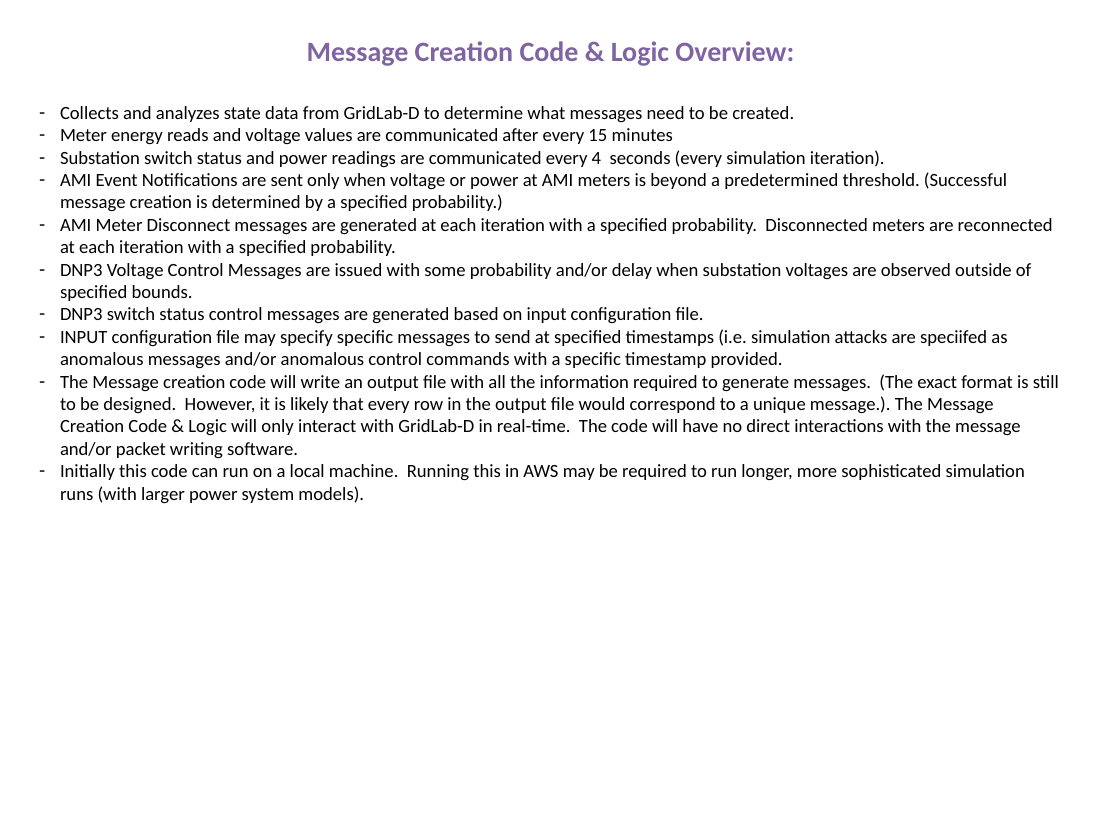
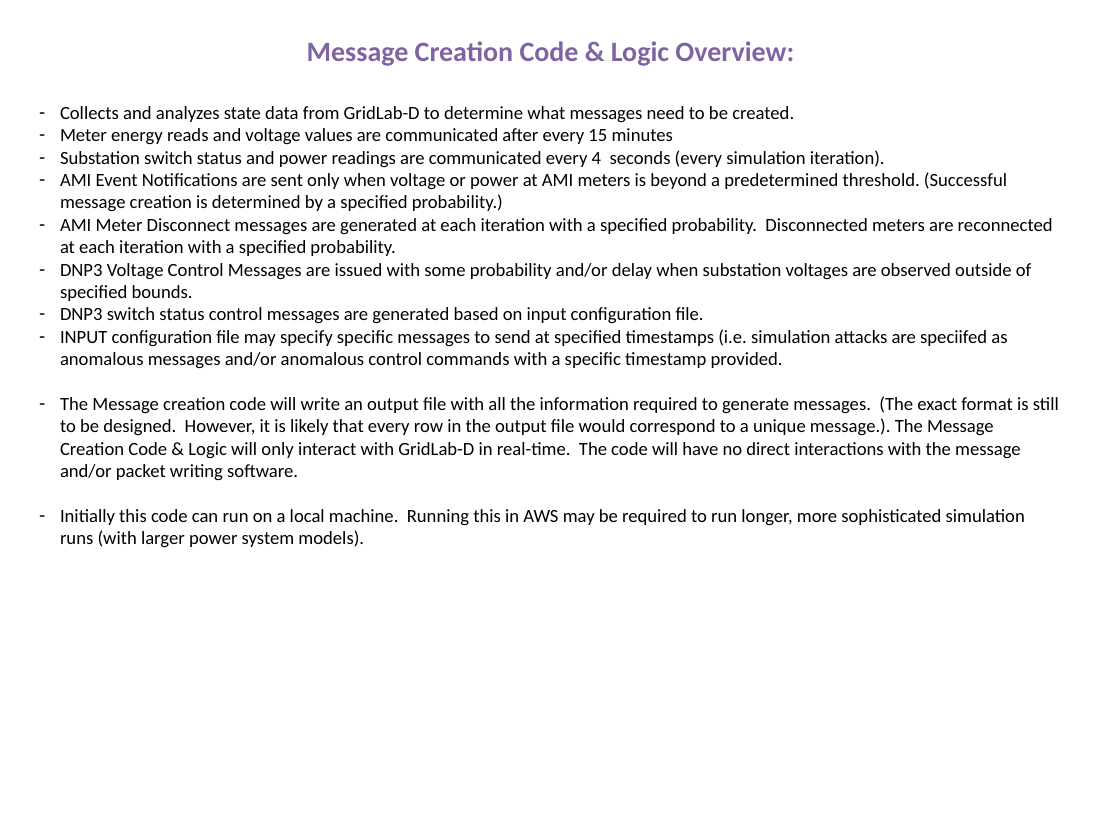
Before and after one commit to dpinney/RatDigest, a slide deck: slide 8 of Docs/SIMBAv2-HighLevel.pptx (slide 2 before the commit). Drawn at 1120x840 pixels with LibreOffice and Linux fonts; fonts in the diff are those of the drawing. Boxes give left, top, right and bottom in pixels: in the first picture for what was removed or moved away, otherwise in the second. Text is boxed around its words. In the diff, an @@ line names an element or a change of style, - is before the commit and + after.

```diff
--- a/Docs/SIMBAv2-HighLevel.pptx
+++ b/Docs/SIMBAv2-HighLevel.pptx
@@ text "Message Creation Code & Logic ..." rewrapped from (x1=60, y1=41, x2=1059, y2=504) to (x1=60, y1=41, x2=1059, y2=548) @@
```
Also in this commit, not shown: 2 other slides changed, 6 slides added, 1 other file.
